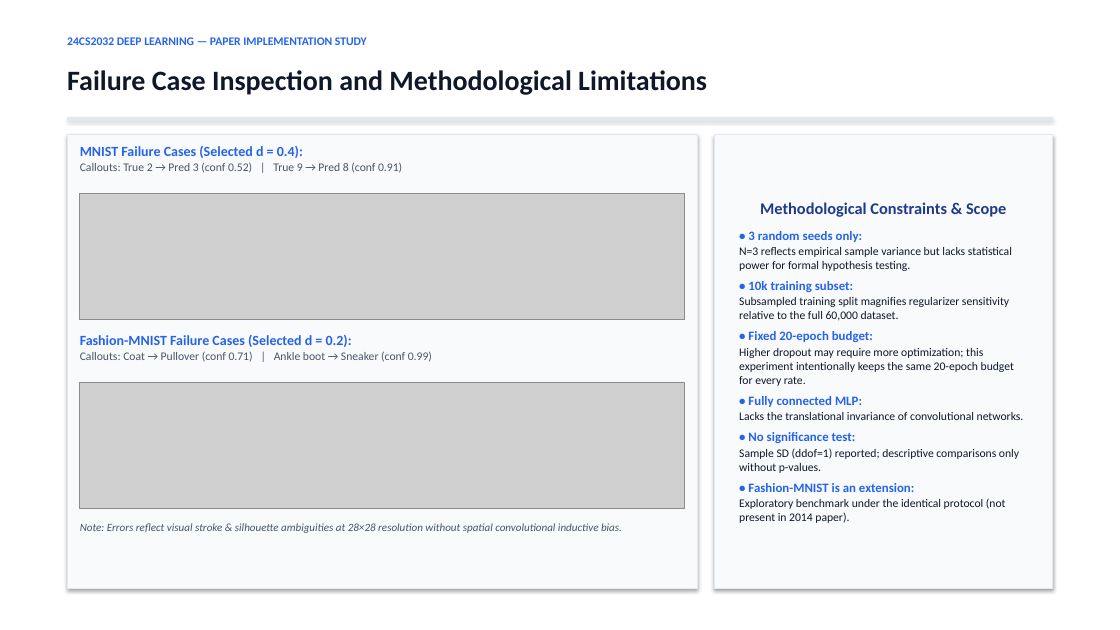
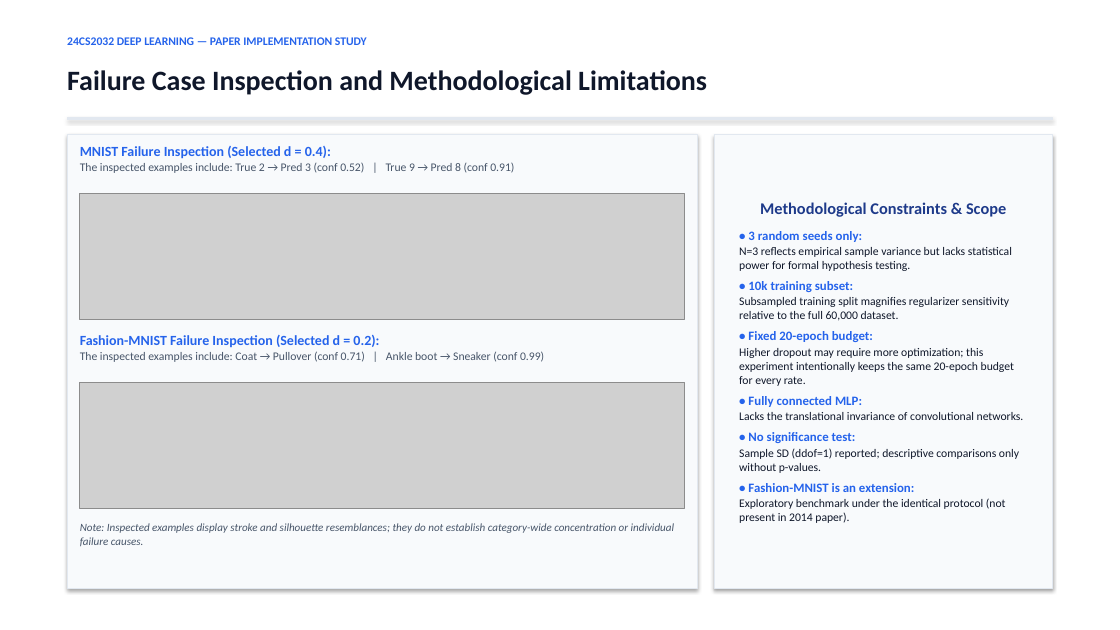
Before and after one commit to sg721642/24cs2032-dropout-paper-implementation, a slide deck: slide 7 of presentation/24CS2032_Dropout_Presentation.pptx. Drawn at 1120x630 pixels with LibreOffice and Linux fonts; fonts in the diff are those of the drawing; grey boxes stand for pictures. Boxes give left, top, right and bottom in pixels: in the first picture for what was removed or moved away, otherwise in the second. Text is boxed around its words. In the diff, an @@ line names an element or a change of style, - is before the commit and + after.

```diff
--- a/presentation/24CS2032_Dropout_Presentation.pptx
+++ b/presentation/24CS2032_Dropout_Presentation.pptx
@@ text at <box>80,146,514,173</box>: text changed @@
-MNIST Failure Cases (Selected d = 0.4):
-Callouts: True 2 → Pred 3 (conf 0.52) | True 9 → Pred 8 (conf 0.91)
+MNIST Failure Inspection (Selected d = 0.4):
+The inspected examples include: True 2 → Pred 3 (conf 0.52) | True 9 → Pred 8 (conf 0.91)
@@ text at <box>80,335,544,362</box>: text changed @@
-Fashion-MNIST Failure Cases (Selected d = 0.2):
-Callouts: Coat → Pullover (conf 0.71) | Ankle boot → Sneaker (conf 0.99)
+Fashion-MNIST Failure Inspection (Selected d = 0.2):
+The inspected examples include: Coat → Pullover (conf 0.71) | Ankle boot → Sneaker (conf 0.99)
@@ text at <box>80,523,674,546</box>: text changed @@
-Note: Errors reflect visual stroke & silhouette ambiguities at 28×28 resolution without spatial convolutional inductive bias.
+Note: Inspected examples display stroke and silhouette resemblances; they do not establish category-wide concentration or individual failure causes.
```
Also in this commit, not shown: 2 other slides changed, 4 other files.
